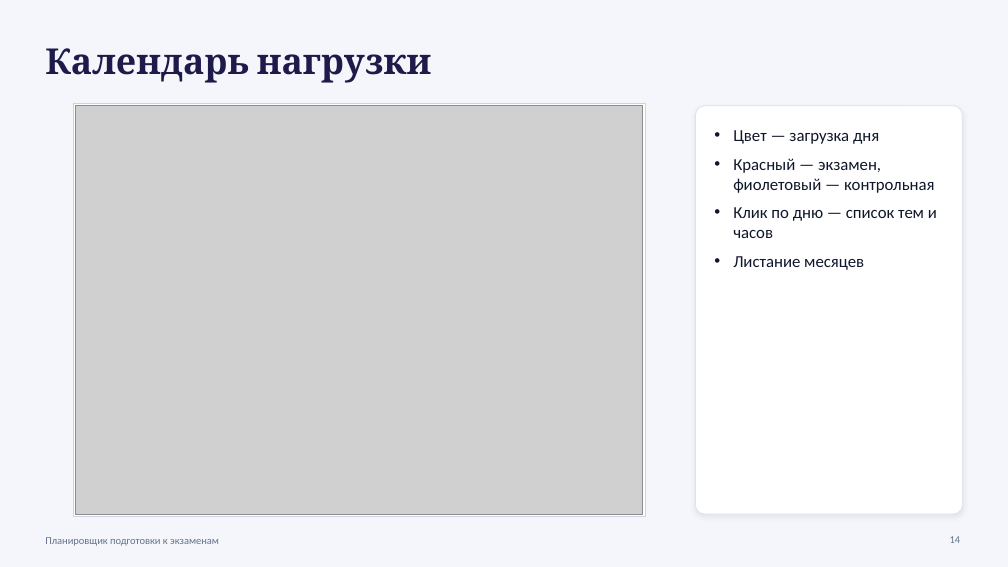
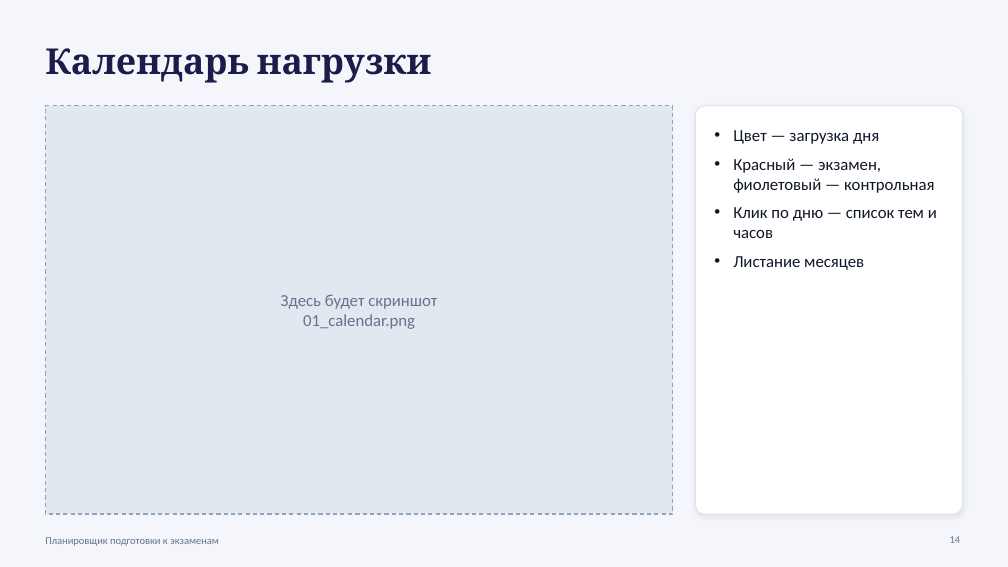
Before and after one commit to leywinkw/exam-planner, a slide deck: slide 14 of docs/Презентация_Планировщик_экзаменов.pptx. Drawn at 1008x567 pixels with LibreOffice and Linux fonts; fonts in the diff are those of the drawing; grey boxes stand for pictures. Boxes give left, top, right and bottom in pixels: in the first picture for what was removed or moved away, otherwise in the second. Text is boxed around its words. In the diff, an @@ line names an element or a change of style, - is before the commit and + after.

```diff
--- a/docs/Презентация_Планировщик_экзаменов.pptx
+++ b/docs/Презентация_Планировщик_экзаменов.pptx
@@ rectangle: place and size @@
-rectangle at [73, 104, 646, 516]
+rectangle at [45, 106, 673, 514]
@@ rectangle at [45, 106, 673, 514]: fill #FFFFFF to #E2E8F0; outline #CBD5E1 0.75 pt to #94A3B8 1 pt dashed @@
@@ picture removed at [76, 106, 644, 514] @@
@@ text added at [281, 294, 437, 329], 16 pt, text #64748B @@
+Здесь будет скриншот
+01_calendar.png
```
Also in this commit, not shown: 5 other slides changed, 16 other files.
